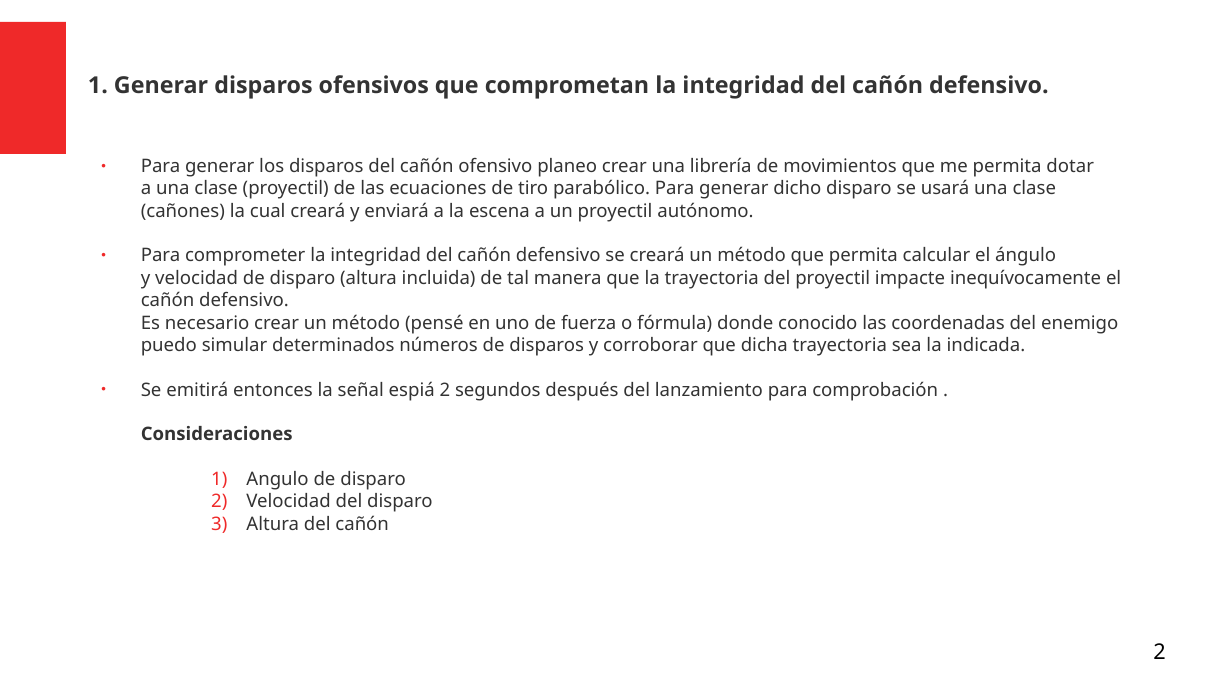
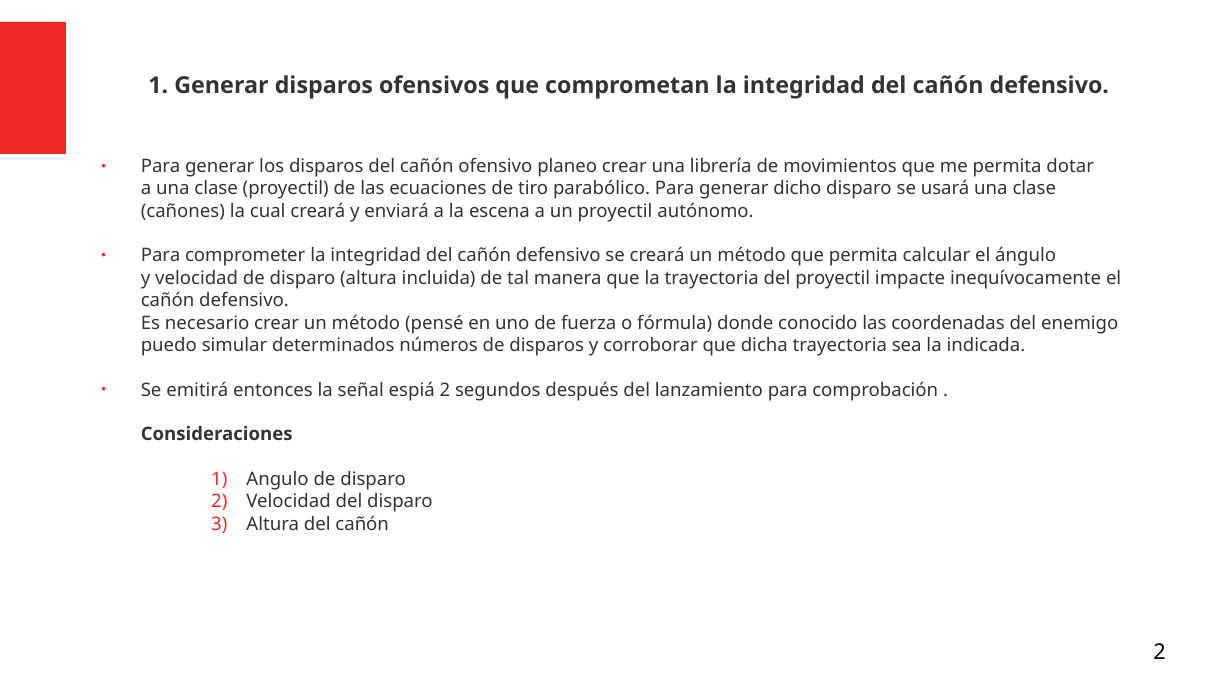
Before and after one commit to Julian-guillermo-zapata-rugeles/parcial-3, a slide deck: slide 2 of Analisis_Problema_Editable.odp. Drawn at 1232x693 pixels with LibreOffice and Linux fonts; fonts in the diff are those of the drawing. Boxes give left, top, right and bottom in pixels: in the first picture for what was removed or moved away, otherwise in the second. Text is boxed around its words. In the diff, an @@ line names an element or a change of style, - is before the commit and + after.

```diff
--- a/Analisis_Problema_Editable.odp
+++ b/Analisis_Problema_Editable.odp
@@ title "1. Generar disparos ofensivos que ..." at <box>148,75,1109,99</box>: alignment left to centre @@
```
Also in this commit, not shown: 2 other slides changed, 2 slides added.
